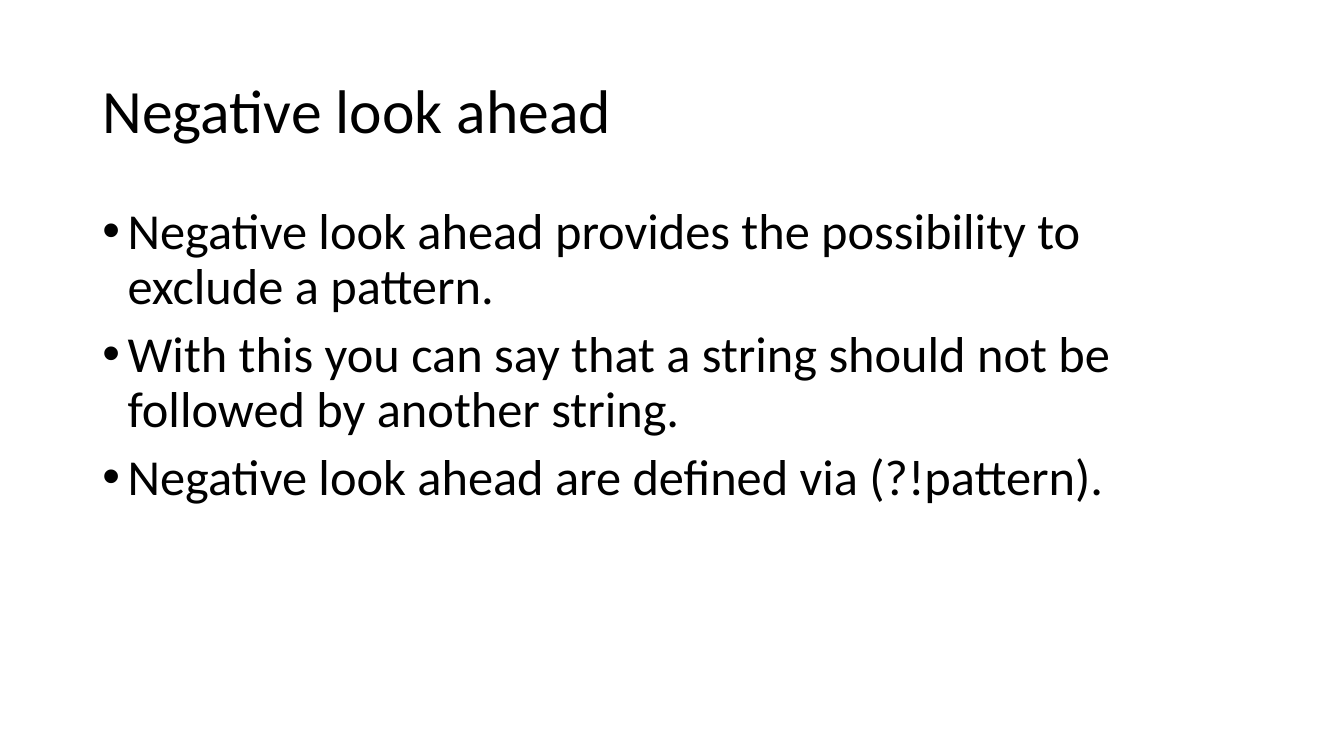
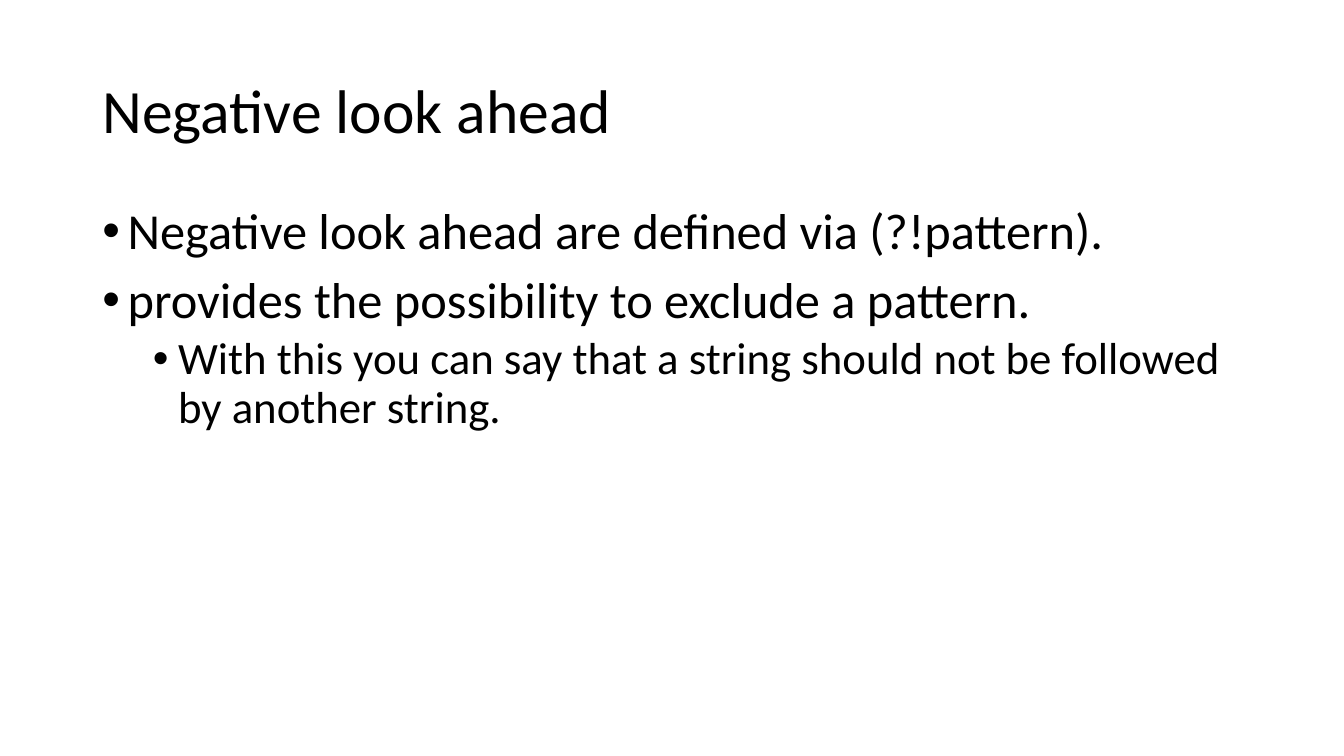
Before and after one commit to tanglw2020/android-class, a slide deck: slide 41 of android activity and intent.pptx. Drawn at 1344x756 pixels with LibreOffice and Linux fonts; fonts in the diff are those of the drawing. Boxes give left, top, right and bottom in pixels: in the first picture for what was removed or moved away, otherwise in the second. Text is boxed around its words. In the diff, an @@ line names an element or a change of style, - is before the commit and + after.

```diff
--- a/android activity and intent.pptx
+++ b/android activity and intent.pptx
@@ text at bbox=[128, 212, 1103, 326]: text changed @@
-• Negative look ahead provides the possibility to exclude a pattern.
+• Negative look ahead are defined via (?!pattern).
+• provides the possibility to exclude a pattern.
@@ text at bbox=[178, 343, 1220, 431]: size 36 to 32 pt in "With this you can say that a ..."; list level 1 to 2 in "With this you can say ..." @@
@@ text at bbox=[128, 458, 1103, 504]: paragraph removed @@
-• Negative look ahead are defined via (?!pattern).
```
Also in this commit, not shown: 4 other slides changed, 3 other files.
